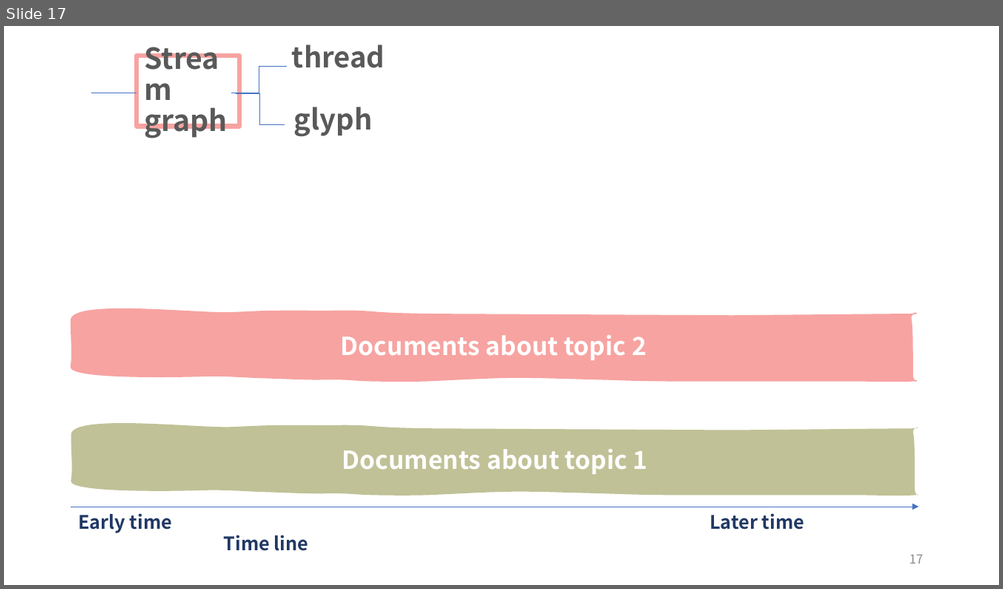
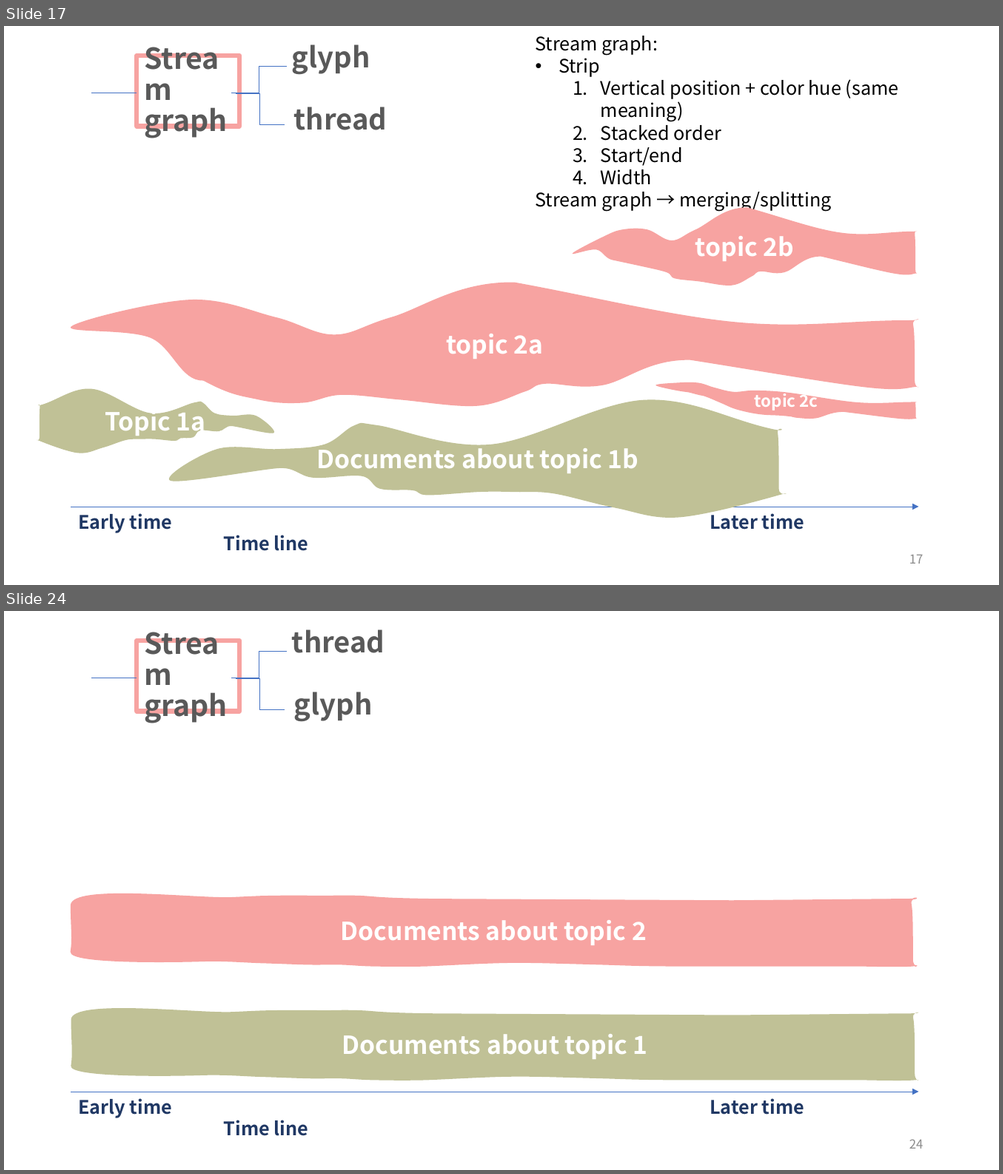
Before and after one commit to wangqianwen0418/decompose-vis, a slide deck: case study.pptx. Shown one above the other, each under a label of ours: slide 17 before the commit, slides 17 and 24 after it; the slides between them are not shown. The pictures are 1003x589 and 1003x1174 pixels, drawn with LibreOffice and Linux fonts; fonts in the diff are those of the drawing. Boxes give left, top, right and bottom in pixels: in the first picture for what was removed or moved away, otherwise in the second. Text is boxed around its words. In the diff, an @@ line names an element or a change of style, - is before the commit and + after.

```diff
--- a/case study.pptx
+++ b/case study.pptx
@@ slide 17 added at (4, 26, 999, 585), background #FFFFFF @@
@@ text added at (292, 44, 370, 75), 27.3 pt, text #595959, bold @@
+glyph
@@ text added at (535, 36, 899, 212), 18 pt, text #000000 @@
+Stream graph:
+• Strip
+  1. Vertical position + color hue (same meaning)
+  2. Stacked order
+  3. Start/end
+  4. Width
+Stream graph → merging/splitting
@@ title added at (136, 56, 240, 126), outline #F7A3A1 4.5 pt, 28 pt, text #595959, bold @@
+Stream
+graph
@@ elbow line added from (232, 93) to (287, 65), #4472C4 0.5 pt @@
@@ line added from (91, 93) to (136, 93), #4472C4 0.5 pt @@
@@ elbow line added from (236, 93) to (284, 125), #4472C4 0.5 pt @@
@@ text added at (294, 107, 387, 130), 27.3 pt, text #595959, bold @@
+thread
@@ freeform shape added at (572, 207, 916, 286), fill #F7A3A1, 24 pt, text #FFFFFF, bold @@
+topic 2b
@@ freeform shape added at (71, 283, 919, 406), fill #F7A3A1, 24 pt, text #FFFFFF, bold @@
+topic 2a
@@ freeform shape added at (37, 389, 275, 454), fill #C0C196, 24 pt, text #FFFFFF, bold @@
+Topic 1a
@@ freeform shape added at (169, 400, 786, 517), fill #C0C196, 24 pt, text #FFFFFF, bold @@
+Documents about topic 1b
@@ freeform shape added at (655, 383, 916, 420), fill #F7A3A1, 16 pt, text #FFFFFF, bold @@
+topic 2c
@@ arrow added from (71, 507) to (919, 507), #4472C4 0.5 pt @@
@@ text added at (78, 510, 804, 534), 18 pt, text #203864, bold @@
+Early time Later time
@@ text added at (224, 535, 308, 551), 18 pt, text #203864, bold @@
+Time line
@@ page number added at (909, 555, 923, 564), 12 pt, text #8C8C8C @@
+17
@@ what was slide 17 is now slide 24 @@
@@ page number at (909, 1139, 923, 1149): text changed @@
-17
+24
```
Also in this commit, not shown: 14 slides changed, 6 other slides added.
